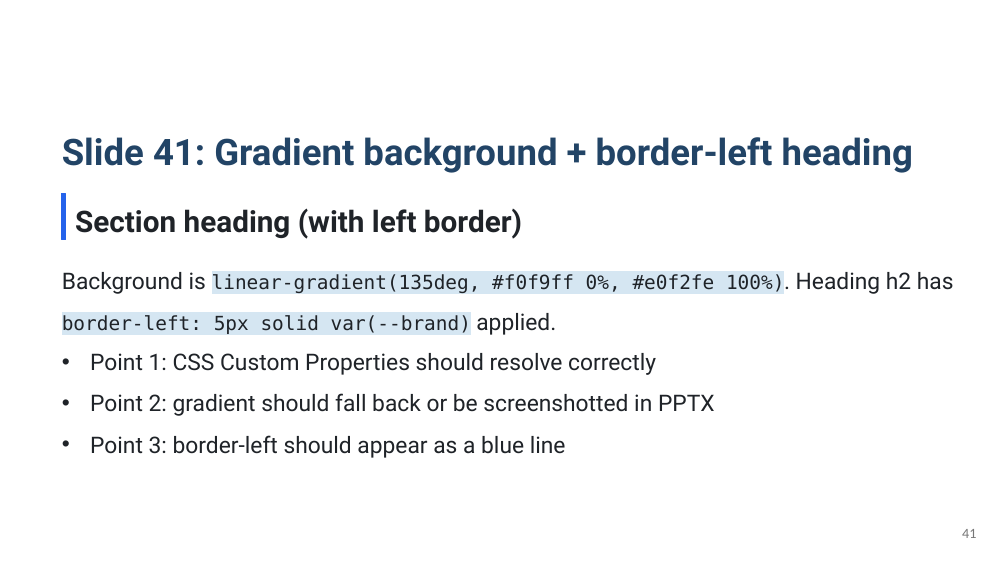
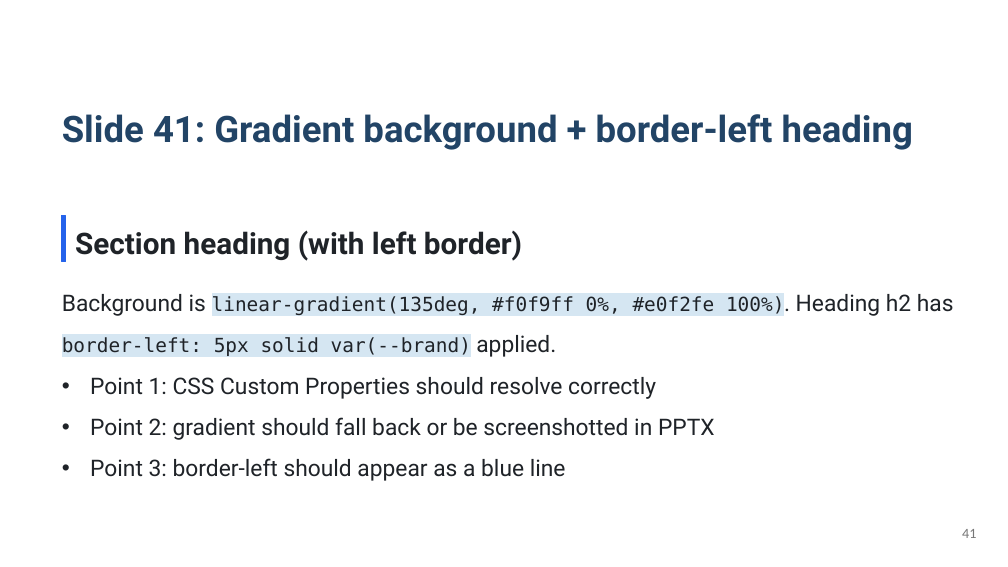
Before and after one commit to KatsuYuzu/marp-to-editable-pptx, a slide deck: slide 41 of output-pptx/test-output.pptx. Drawn at 1008x567 pixels with LibreOffice and Linux fonts; fonts in the diff are those of the drawing; background and template pictures are left out. Boxes give left, top, right and bottom in pixels: in the first picture for what was removed or moved away, otherwise in the second. Text is boxed around its words. In the diff, an @@ line names an element or a change of style, - is before the commit and + after.

```diff
--- a/output-pptx/test-output.pptx
+++ b/output-pptx/test-output.pptx
@@ text "Slide 41: Gradient background + ...": place and size @@
-text "Slide 41: Gradient background + ..." at box(62, 137, 913, 173)
+text "Slide 41: Gradient background + ..." at box(62, 114, 913, 150)
@@ 2 texts, 1 rectangle: place and size @@
-2 texts, 1 rectangle at box(62, 194, 954, 335)
+2 texts, 1 rectangle at box(62, 216, 954, 357)
@@ text "Point 1: CSS Custom Properties ...": place and size @@
-text "Point 1: CSS Custom Properties ..." at box(90, 353, 715, 458)
+text "Point 1: CSS Custom Properties ..." at box(90, 377, 715, 481)
```
Also in this commit, not shown: 21 other slides changed, 1 other file.
